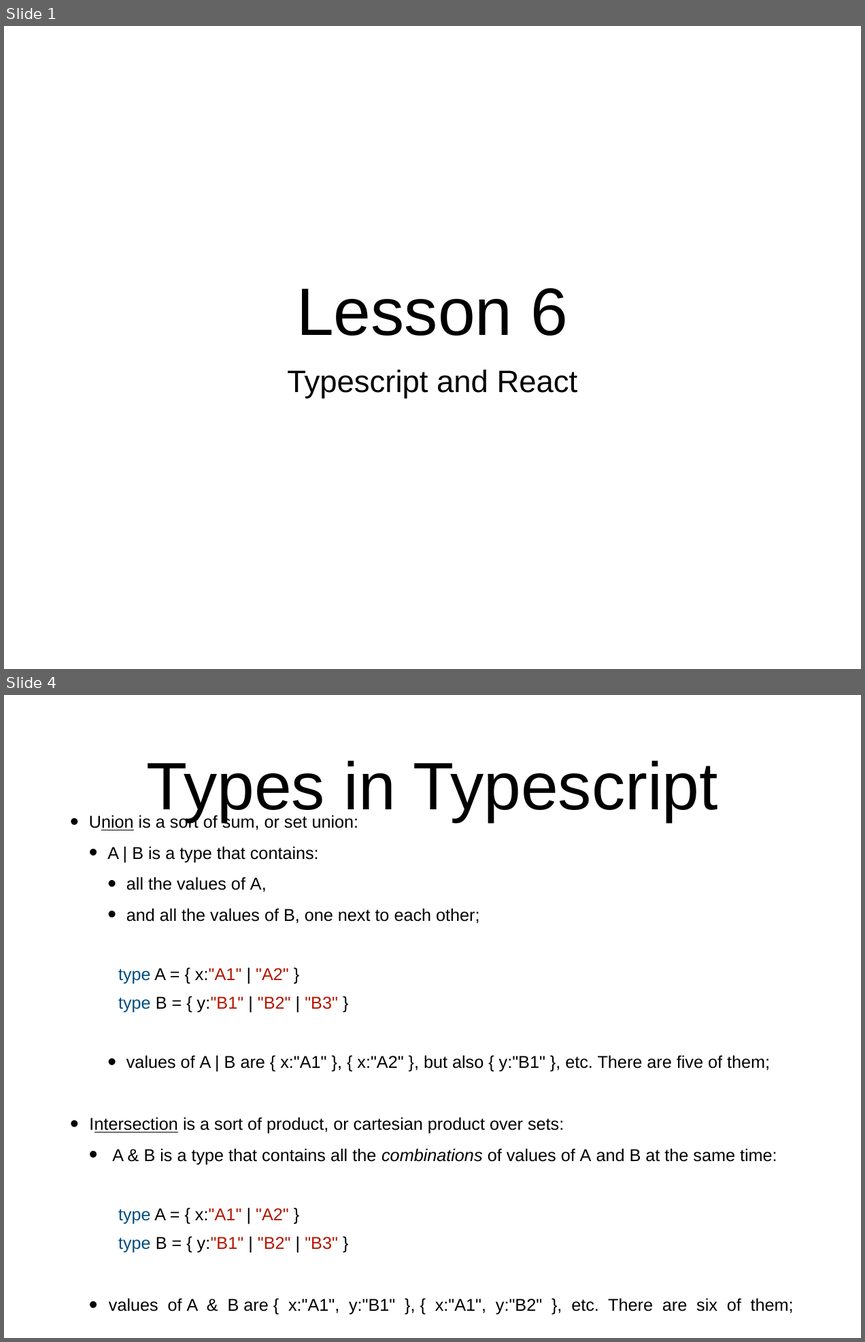
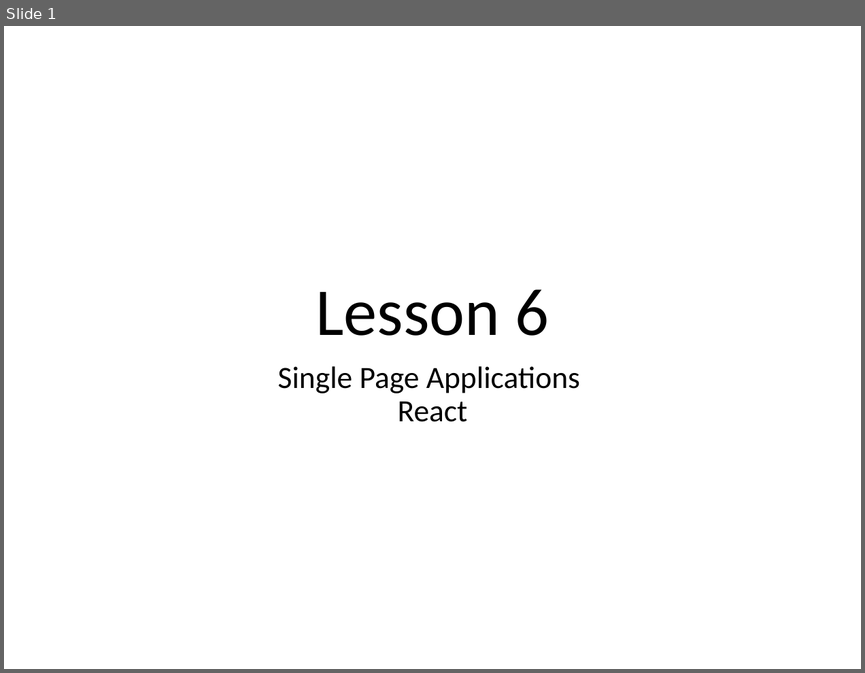
Before and after one commit to hogeschool/Development-5, a slide deck: Lectures/Lecture6/Lesson6.pptx. Shown one above the other, each under a label of ours: slides 1 and 4 before the commit, slide 1 after it; the slides between them are not shown. The pictures are 865x1342 and 865x673 pixels, drawn with LibreOffice and Linux fonts; fonts in the diff are those of the drawing. Boxes give left, top, right and bottom in pixels: in the first picture for what was removed or moved away, otherwise in the second. Text is boxed around its words. In the diff, an @@ line names an element or a change of style, - is before the commit and + after.

Commit message:
changed lesson 6

```diff
--- a/Lectures/Lecture6/Lesson6.pptx
+++ b/Lectures/Lecture6/Lesson6.pptx
@@ slide 4 removed at <box>4,695,861,1338</box>, background #FFFFFF @@
@@ title removed at <box>146,760,717,821</box> @@
-Types in Typescript
@@ text removed at <box>89,814,793,1314</box> @@
-• Union is a sort of sum, or set union:
-  • A | B is a type that contains:
-    • all the values of A,
-    • and all the values of B, one next to each other;
-          type A = { x:"A1" | "A2" }
-          type B = { y:"B1" | "B2" | "B3" }
-    • values of A | B are { x:"A1" }, { x:"A2" }, but also { y:"B1" }, etc. There are five of them;
-• Intersection is a sort of product, or cartesian product over sets:
-  • A & B is a type that contains all the combinations of values of A and B at the same time:
-          type A = { x:"A1" | "A2" }
-          type B = { y:"B1" | "B2" | "B3" }
-  • values of A & B are { x:"A1", y:"B1" }, { x:"A1", y:"B2" }, etc. There are six of them;
@@ slide 1 changed as well @@
@@ title "Lesson 6" at <box>315,289,549,335</box>: font Arial to Calibri @@
@@ subtitle at <box>278,366,580,422</box>: text changed; font Arial to Calibri @@
-Typescript and React
+Single Page Applications
+React
```
Also in this commit, not shown: 8 other slides changed, 14 slides added, 4 other slides removed.
